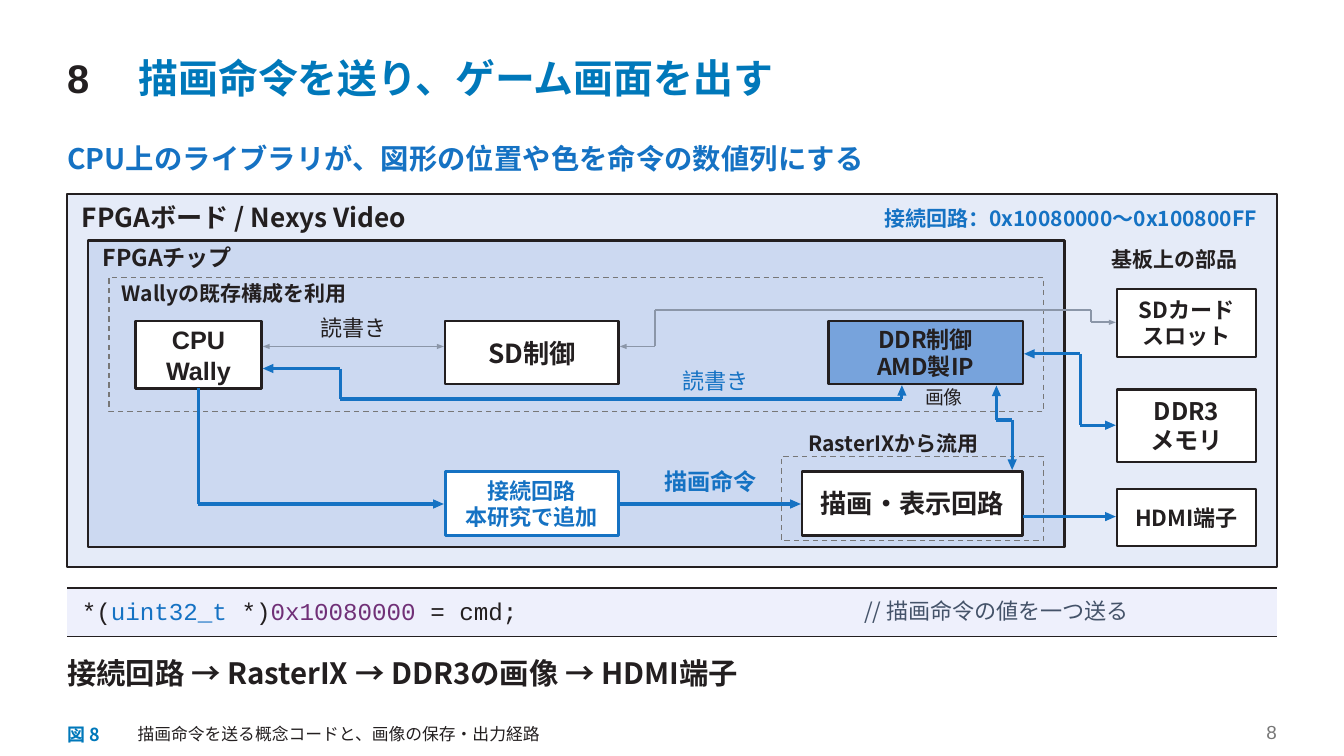
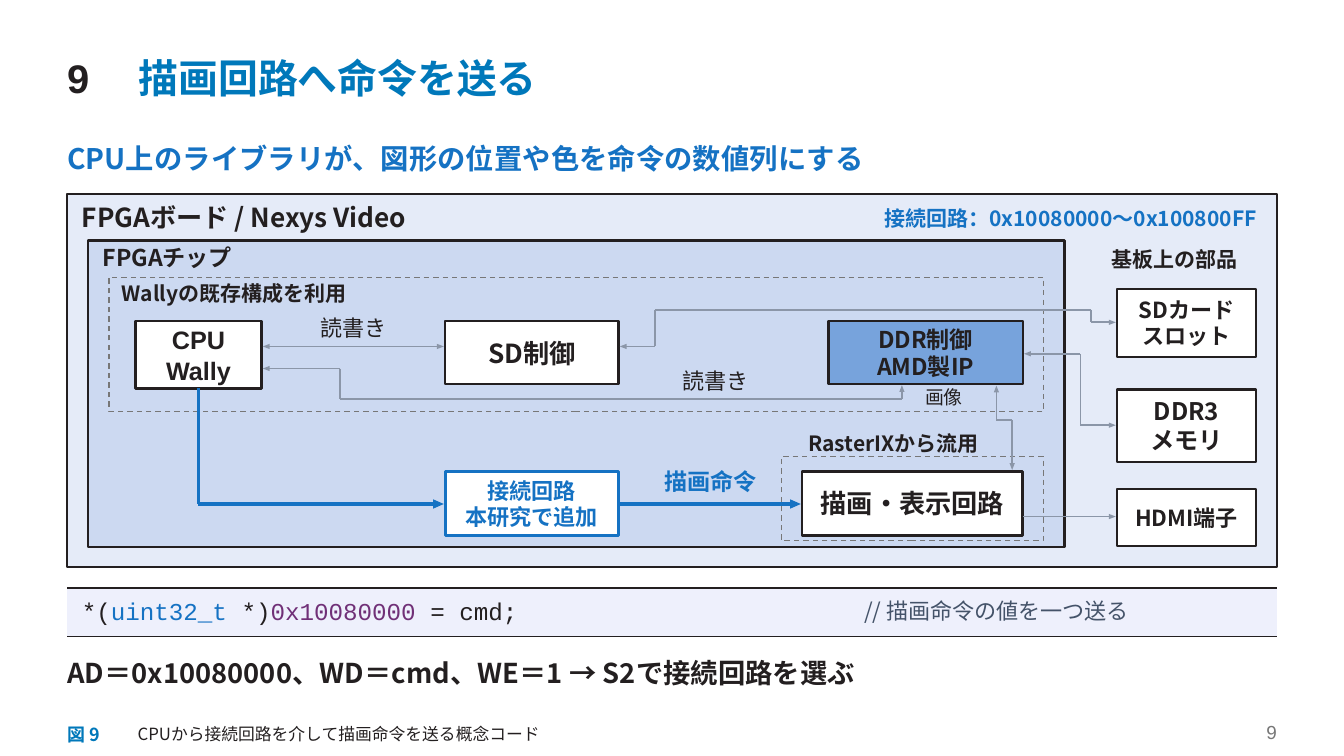
Before and after one commit to SoshiroFujimori/wally-game-console-research, a slide deck: slide 9 of docs/presentation/中間発表_主要事項.pptx (slide 8 before the commit). Drawn at 1344x756 pixels with LibreOffice and Linux fonts; fonts in the diff are those of the drawing. Boxes give left, top, right and bottom in pixels: in the first picture for what was removed or moved away, otherwise in the second. Text is boxed around its words. In the diff, an @@ line names an element or a change of style, - is before the commit and + after.

```diff
--- a/docs/presentation/中間発表_主要事項.pptx
+++ b/docs/presentation/中間発表_主要事項.pptx
@@ text at <box>139,58,537,97</box>: text changed @@
-描画命令を送り、ゲーム画面を出す
+描画回路へ命令を送る
@@ text at <box>67,65,89,94</box>: text changed @@
-8
+9
@@ freeform shape: place and size @@
-freeform shape at <box>1034,354,1081,355</box>
+freeform shape at <box>1030,354,1081,355</box>
@@ freeform shape: place and size @@
-freeform shape at <box>273,369,341,370</box>
+freeform shape at <box>269,369,340,370</box>
@@ text "読書き" at <box>683,370,749,391</box>: text colour #1572C3 to #231F20 @@
@@ fill #1572C3 to #8B96A8; outline redrawn in 6 elements at <box>1024,351,1031,356</box>, <box>1109,422,1116,427</box>, <box>1109,514,1116,519</box>, <box>263,366,270,371</box>, <box>899,385,904,392</box>, <box>994,386,999,393</box> @@
@@ freeform shape at <box>902,392,903,399</box>: outline #1572C3 2.25 pt to #8B96A8 1.2 pt; outline redrawn @@
@@ outline #1572C3 2.25 pt to #8B96A8 1.2 pt in 9 elements at <box>341,369,342,399</box>, <box>341,399,902,400</box>, <box>1081,354,1082,425</box>, <box>997,420,1013,421</box>, <box>269,369,340,370</box>, <box>1023,516,1110,517</box>, <box>1030,354,1081,355</box>, <box>1081,425,1110,426</box>, <box>997,392,998,420</box> @@
@@ freeform shape: place and size @@
-freeform shape at <box>997,396,998,420</box>
+freeform shape at <box>997,392,998,420</box>
@@ freeform shape at <box>1012,420,1013,464</box>: outline #1572C3 2.25 pt to #8B96A8 1.2 pt; outline redrawn @@
@@ freeform shape: place and size @@
-freeform shape at <box>1081,425,1106,426</box>
+freeform shape at <box>1081,425,1110,426</box>
@@ freeform shape: place and size @@
-freeform shape at <box>1008,460,1017,470</box>
+freeform shape at <box>1010,464,1015,471</box>
@@ freeform shape at <box>1010,464,1015,471</box>: fill #1572C3 to #8B96A8 @@
@@ freeform shape: place and size @@
-freeform shape at <box>1023,516,1106,517</box>
+freeform shape at <box>1023,516,1110,517</box>
@@ text at <box>67,659,855,686</box>: text changed; size 21 to 19.5 pt @@
-接続回路 → RasterIX → DDR3の画像 → HDMI端子
+AD＝0x10080000、WD＝cmd、WE＝1 → S2で接続回路を選ぶ
@@ text at <box>67,722,100,746</box>: text changed @@
-図 8
+図 9
@@ text at <box>138,725,540,742</box>: text changed @@
-描画命令を送る概念コードと、画像の保存・出力経路
+CPUから接続回路を介して描画命令を送る概念コード
@@ text at <box>1266,726,1277,739</box>: text changed @@
-8
+9
```
Also in this commit, not shown: 11 other slides changed, 2 slides added, 26 other files.
